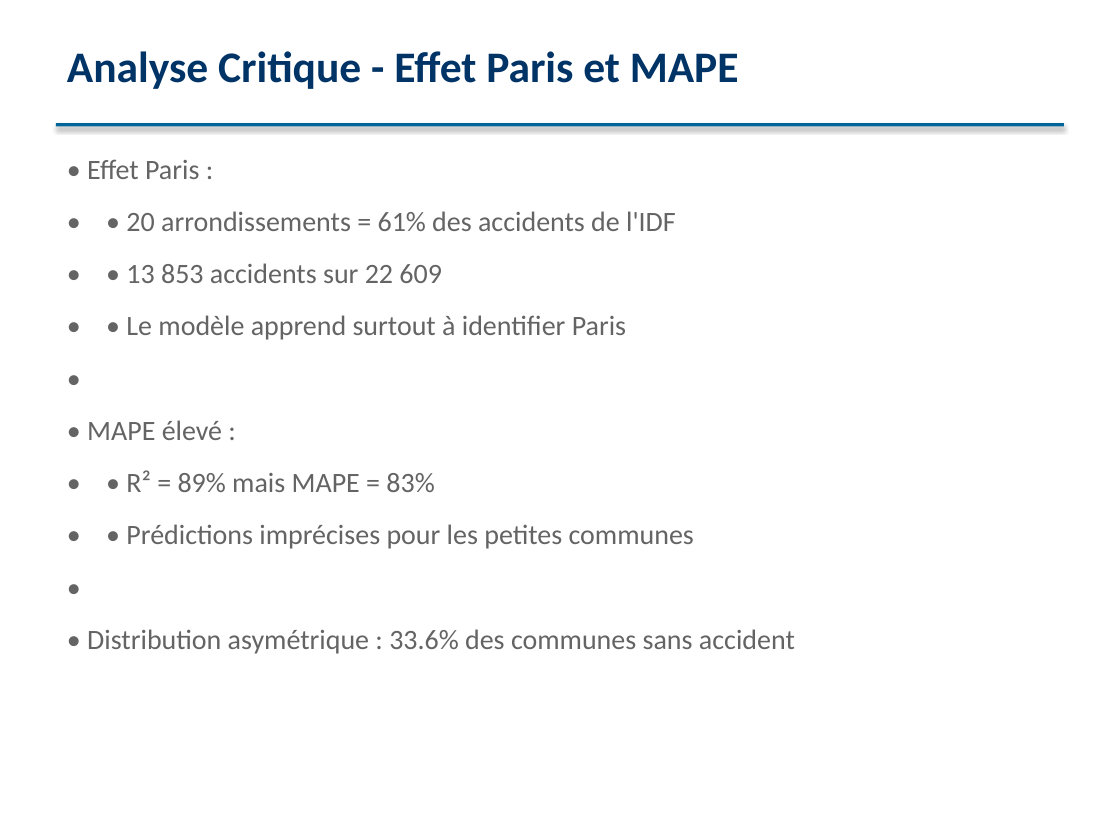
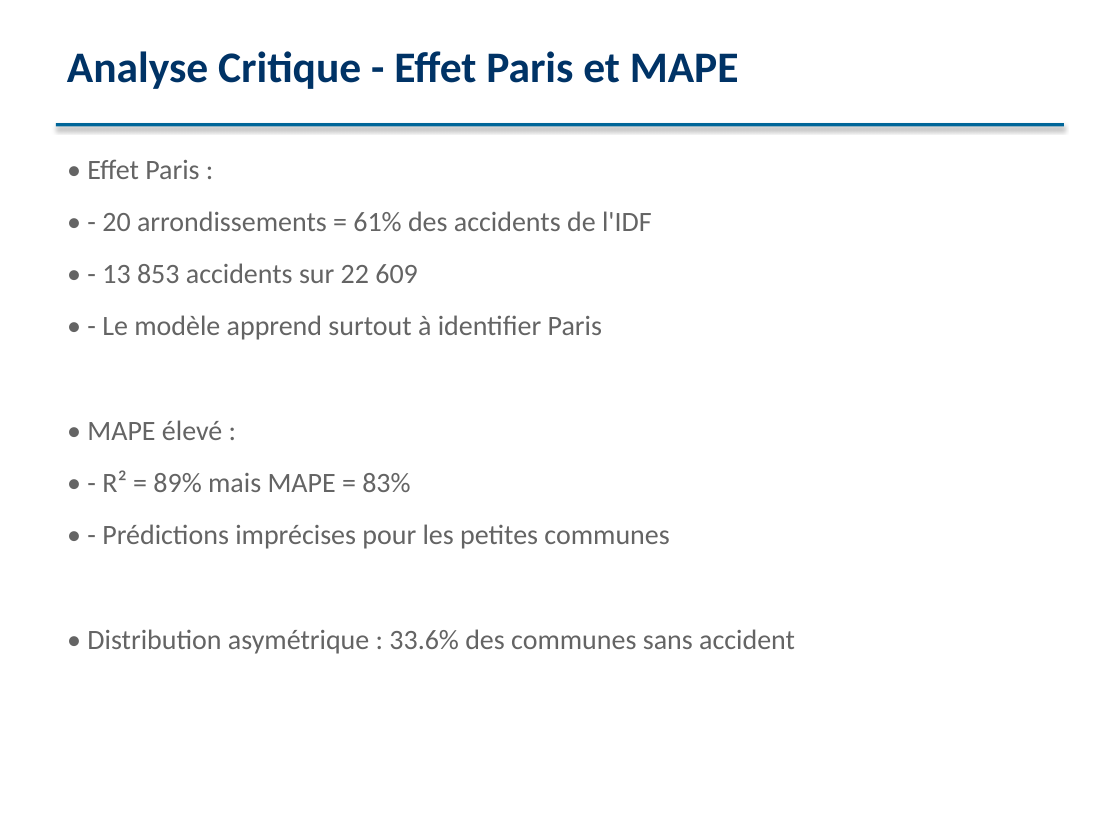
Before and after one commit to Jeremonstor/Projet_sda_top, a slide deck: slide 14 of presentation/presentation_sda.pptx (slide 11 before the commit). Drawn at 1120x840 pixels with LibreOffice and Linux fonts; fonts in the diff are those of the drawing. Boxes give left, top, right and bottom in pixels: in the first picture for what was removed or moved away, otherwise in the second. Text is boxed around its words. In the diff, an @@ line names an element or a change of style, - is before the commit and + after.

```diff
--- a/presentation/presentation_sda.pptx
+++ b/presentation/presentation_sda.pptx
@@ text at (102, 211, 652, 340): text changed @@
-• • 20 arrondissements = 61% des accidents de l'IDF
-• • 13 853 accidents sur 22 609
-• • Le modèle apprend surtout à identifier Paris
-•
+• - 20 arrondissements = 61% des accidents de l'IDF
+• - 13 853 accidents sur 22 609
+• - Le modèle apprend surtout à identifier Paris
@@ text at (102, 470, 669, 549): text changed @@
-• • R² = 89% mais MAPE = 83%
-• • Prédictions imprécises pour les petites communes
-•
+• - R² = 89% mais MAPE = 83%
+• - Prédictions imprécises pour les petites communes
```
Also in this commit, not shown: 11 other slides changed, 4 slides added, 6 other files.
